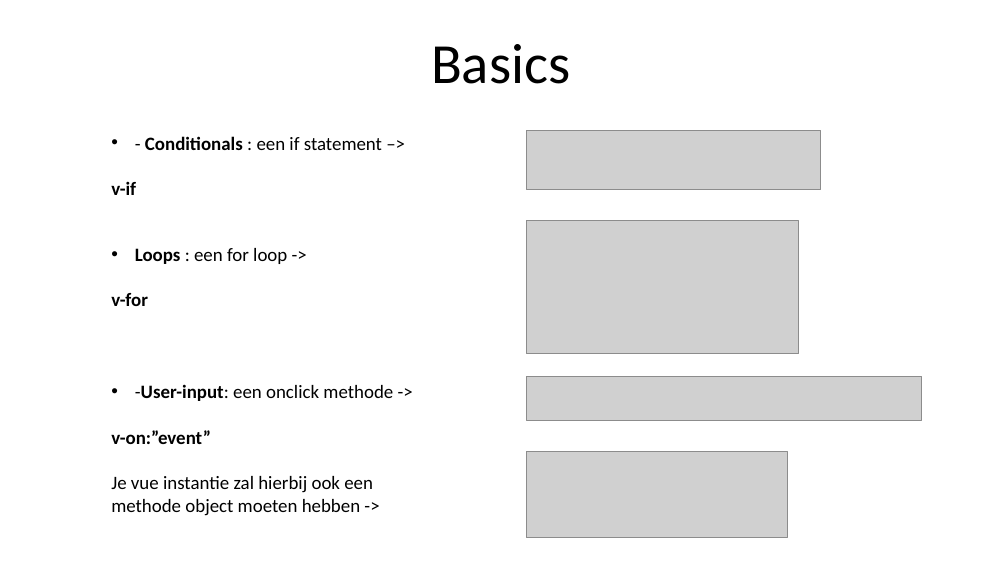
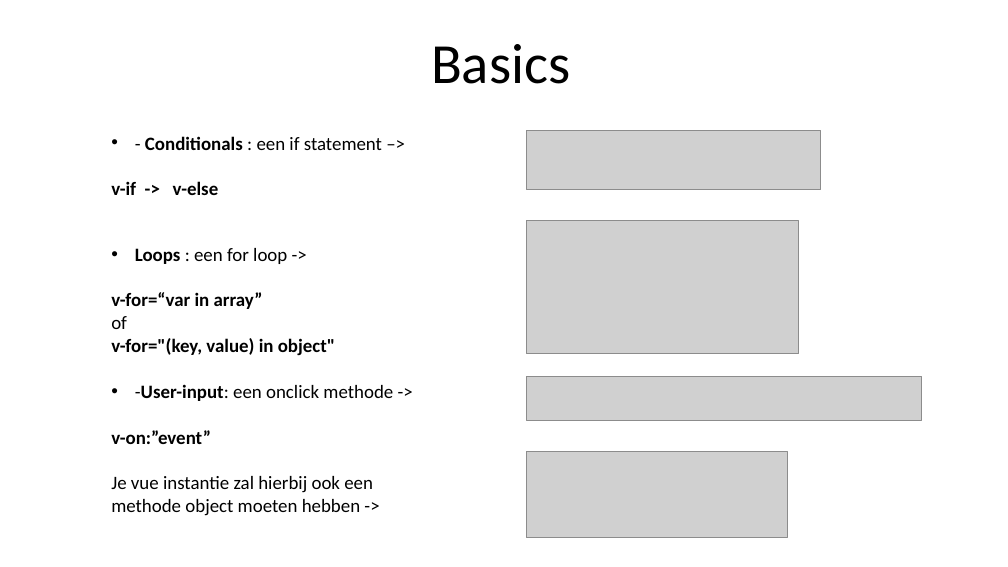
Before and after one commit to sepperenty/web-research-3, a slide deck: slide 7 of newTech/slideshow.pptx. Drawn at 1008x567 pixels with LibreOffice and Linux fonts; fonts in the diff are those of the drawing; grey boxes stand for pictures. Boxes give left, top, right and bottom in pixels: in the first picture for what was removed or moved away, otherwise in the second. Text is boxed around its words. In the diff, an @@ line names an element or a change of style, - is before the commit and + after.

```diff
--- a/newTech/slideshow.pptx
+++ b/newTech/slideshow.pptx
@@ text at [111, 181, 219, 195]: text changed @@
-v-if
+v-if -> v-else
@@ text at [111, 292, 335, 356]: text changed @@
-v-for
+v-for=“var in array”
+of
+v-for="(key, value) in object"
```
Also in this commit, not shown: 12 slides added, 1 slide removed, 15 other files.
